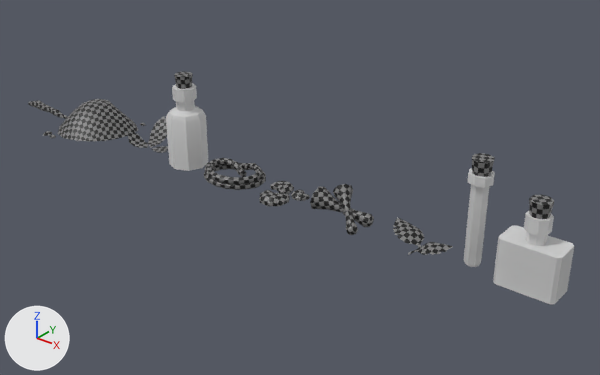
Two versions of the Blender file Model/Ingredients.blend, one commit apart.
The view is the same before and after, from a 50 mm lens placed at (20.2, -21.6, 14.0), pointed at (2.1, 1.0, 0.0). The lights are fixed; the arrows at lower left show +X, +Y and +Z. The first picture is the older version.

The first picture shows 'ING_AyahyascaLiana', 'ING_DaturaFlowers', 'ING_DaturaSeeds', 'ING_IbogaPetals', 'ING_IbogaRoot', 'ING_IllusionDust', 'ING_IllusionEssence', 'ING_InnerPeaceLeaves', 'ING_InspirationNectar', 'ING_MemoryEssence'.
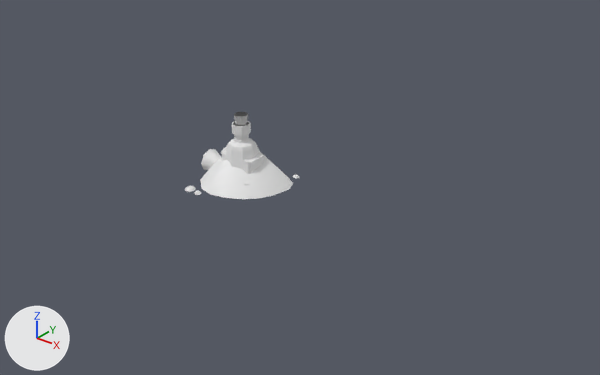
Where the change shows, as pixel boxes (x1, y1, x2, y2) in the pictures (600 x 375 px):
'ING_IllusionEssence', recoloured, moved, rescaled: before (493, 195, 574, 304); after (222, 138, 263, 174)
'ING_IllusionDust', recoloured, moved: before (43, 99, 145, 141); after (185, 150, 300, 199)
'ING_InspirationNectar', recoloured, moved, rescaled: before (166, 71, 208, 171); after (226, 112, 258, 169)
'ING_MemoryEssence', recoloured, moved, rescaled (not visible afterwards): before (464, 153, 495, 267)
'ING_DaturaFlowers', recoloured, moved: before (310, 184, 374, 235); after (201, 147, 226, 170)
'ING_AyahyascaLiana', recoloured: (204, 158, 266, 190) in both
'ING_InnerPeaceLeaves', recoloured, moved (not visible afterwards): before (393, 217, 453, 255)
'ING_DaturaSeeds', recoloured, moved (not visible afterwards): before (259, 181, 310, 206)
'ING_IbogaPetals', recoloured, moved (not visible afterwards): before (128, 116, 168, 153)
'ING_IbogaRoot', recoloured, moved (not visible afterwards): before (28, 100, 67, 119)
part 1 of me_essenceillusionshape, recoloured: before (529, 195, 554, 219)
part 2 of me_essencememoireshape, recoloured: before (472, 153, 495, 177)
part 3 of me_nectarinspirationshape, recoloured: before (174, 71, 193, 89); after (234, 112, 248, 125)

The change, as a list of edits to the scene's bpy script:
```text
Change me_essenceillusionshape:
    where me_essenceillusionshape.from_pydata(...)  # 80 vertices, 62 faces; spans x -1.02..1.02, y -0.57..0.57, z 0.0..3.0
    remove me_essenceillusionshape.materials.append(mat_verre)  # white #e7e7e7
    remove me_essenceillusionshape.materials.append(mat_liquide)  # dark grey #595959
    me_essenceillusionshape part 1: all 10 faces that had it switch from mat_base to no material
Change me_essencememoireshape:
    where me_essencememoireshape.from_pydata(...)  # 96 vertices, 78 faces; spans x -0.42..0.42, y -0.42..0.42, z 0.0..3.8
    remove me_essencememoireshape.materials.append(mat_verre)  # white #e7e7e7
    remove me_essencememoireshape.materials.append(mat_liquide)  # dark grey #595959
    me_essencememoireshape part 2: all 10 faces that had it switch from mat_base to no material
Change me_feuillespaixinterieureshape:
    where me_feuillespaixinterieureshape.from_pydata(...)  # 40 vertices, 23 faces; spans x -1.34..1.15, y -0.55..0.8, z -0.23..0.37
    remove me_feuillespaixinterieureshape.materials.append(mat_base)
Change me_fleursdaturashape:
    where me_fleursdaturashape.from_pydata(...)  # 128 vertices, 100 faces; spans x -1.84..0.58, y -0.97..0.57, z 0.0..1.28
    remove me_fleursdaturashape.materials.append(mat_base)
Change me_grainesdaturashape:
    where me_grainesdaturashape.from_pydata(...)  # 150 vertices, 144 faces; spans x -0.78..0.98, y -1.03..0.82, z 0.0..0.33
    remove me_grainesdaturashape.materials.append(mat_base)
Change me_lianeayahuascashape:
    where me_lianeayahuascashape.from_pydata(...)  # 264 vertices, 258 faces; spans x -1.25..1.32, y -1.0..1.08, z 0.0..0.5
    remove me_lianeayahuascashape.materials.append(mat_base)
Change me_nectarinspirationshape:
    where me_nectarinspirationshape.from_pydata(...)  # 112 vertices, 93 faces; spans x -0.8..0.8, y -0.8..0.8, z 0.0..3.8
    remove me_nectarinspirationshape.materials.append(mat_verre)  # white #e7e7e7
    remove me_nectarinspirationshape.materials.append(mat_liquide)  # dark grey #595959
    me_nectarinspirationshape part 3: all 10 faces that had it switch from mat_base to no material
Change me_petalesibogashape:
    where me_petalesibogashape.from_pydata(...)  # 36 vertices, 18 faces; spans x -1.13..1.45, y -0.29..1.96, z 0.0..0.73
    remove me_petalesibogashape.materials.append(mat_base)
Change me_poussiereillusionshape:
    where me_poussiereillusionshape.from_pydata(...)  # 102 vertices, 75 faces; spans x -1.83..1.81, y -1.96..1.93, z 0.0..1.2
    remove me_poussiereillusionshape.materials.append(mat_base)
Change me_racineibogashape:
    where me_racineibogashape.from_pydata(...)  # 120 vertices, 106 faces; spans x -1.5..1.5, y -0.23..0.32, z -0.05..0.35
    remove me_racineibogashape.materials.append(mat_base)
Change ob_ing_illusionessence:
    ob_ing_illusionessence.location: (12.0, 0.0, 0.0) -> (0.0, 0.0, 0.0)
    ob_ing_illusionessence.scale: (1.0, 1.0, 1.0) -> (0.75, 0.75, 0.75)
Change ob_ing_memoryessence:
    ob_ing_memoryessence.location: (10.0, 0.0, 0.0) -> (0.0, 0.0, 0.0)
    ob_ing_memoryessence.scale: (1.0, 1.0, 1.0) -> (0.75, 0.75, 0.75)
Change ob_ing_innerpeaceleaves:
    ob_ing_innerpeaceleaves.location: (8.0, 0.0, 0.0) -> (0.0, 0.0, 0.0)
Change ob_ing_daturaflowers:
    ob_ing_daturaflowers.location: (5.5, 0.0, 0.0) -> (0.0, 0.0, 0.0)
Change ob_ing_daturaseeds:
    ob_ing_daturaseeds.location: (2.0, 0.0, 0.0) -> (0.0, 0.0, 0.0)
Change ob_ing_inspirationnectar:
    ob_ing_inspirationnectar.location: (-3.0, 0.0, 0.0) -> (0.0, 0.0, 0.0)
    ob_ing_inspirationnectar.scale: (1.0, 1.0, 1.0) -> (0.75, 0.75, 0.75)
Change ob_ing_ibogapetals:
    ob_ing_ibogapetals.location: (-5.5, 0.0, 0.0) -> (0.0, 0.0, 0.0)
Change ob_ing_illusiondust:
    ob_ing_illusiondust.location: (-9.0, 0.0, 0.0) -> (0.0, 0.0, 0.0)
Change ob_ing_ibogaroot:
    ob_ing_ibogaroot.location: (-12.5, 0.0, 0.0) -> (0.0, 0.0, 0.0)
```
